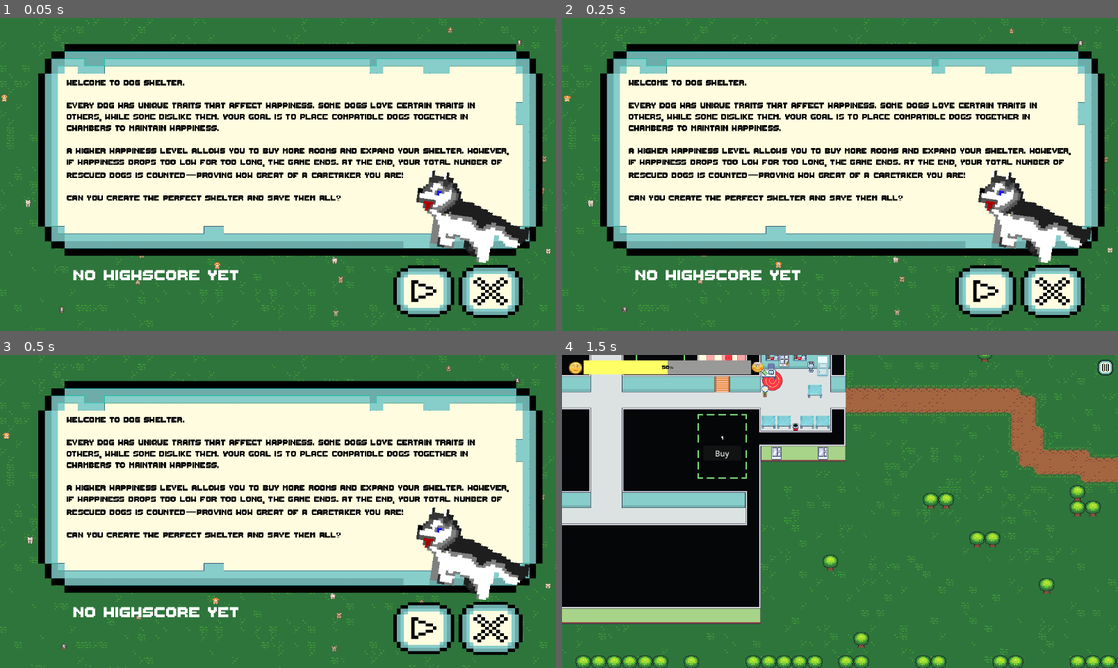
Above: before the commit, frames 1-4 (two rows, left to right).
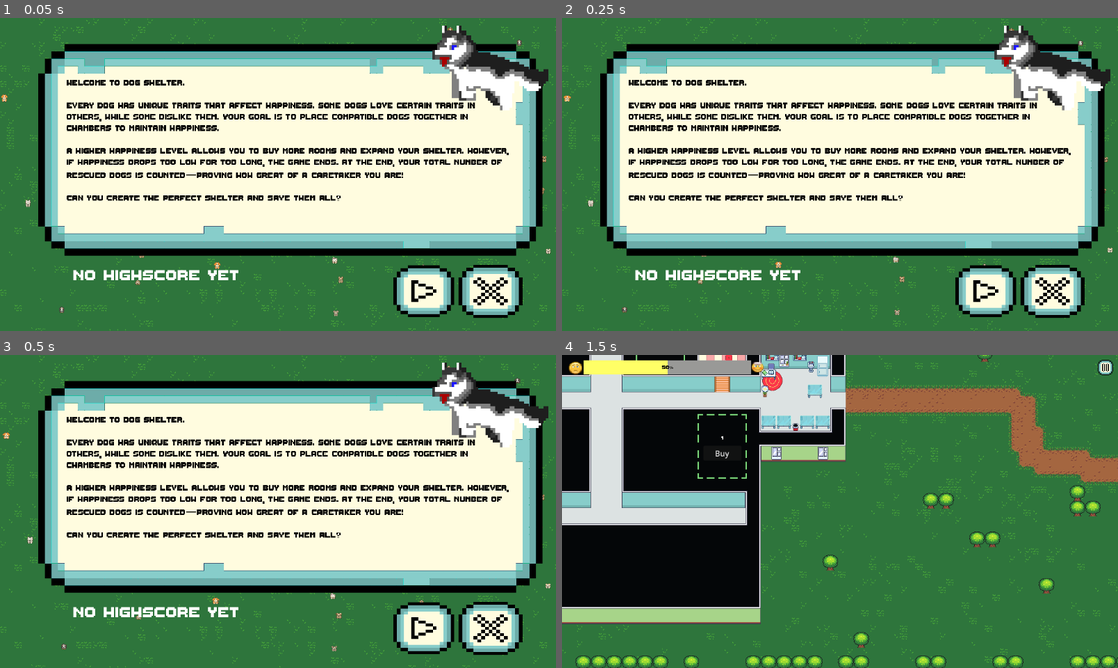
Above: after the commit, the same moments.

Repository: Tausva/DogShelter
Game: Godot game, scene res://scenes/game_menu/game_menu.tscn
The game is run twice, just before and just after one commit, with the same random seed, the same clock (stepped at 60 frames per second) and the same inputs.
Inputs (mouse positions are in pixels of both pictures, inside the frame that each line leads up to):
- Up to frame 1 (0.05 s): no input
- Up to frame 2 (0.25 s): no input
- Up to frame 3 (0.5 s): no input
- Up to frame 4 (1.5 s): click (984, 627) at 0.5 s; move the mouse to (962, 495) at 1.27 s; hold D (Right) from 1.28 s (still down); click (962, 495) at 1.42 s

The runs differ from the first frame. In frame 1, 5.3% of the frame differs, in the area x 74-99%, y 2-79%; in frame 2, 5.3%; in frame 3, 5.3%; in frame 4, nothing differs.

Commit message:
dog. medium. position

Diff:
--- a/scenes/game_menu/game_menu.tscn
+++ b/scenes/game_menu/game_menu.tscn
@@ -69,10 +69,9 @@
 text = "Highscore: 123"
 
 [node name="TextureRect" type="TextureRect" parent="."]
-offset_left = 872.0
-offset_top = 312.0
-offset_right = 920.0
-offset_bottom = 347.0
-rotation = 0.137924
+offset_left = 896.0
+offset_top = 16.0
+offset_right = 944.0
+offset_bottom = 51.0
 scale = Vector2(5, 5)
 texture = ExtResource("11_48sap")
